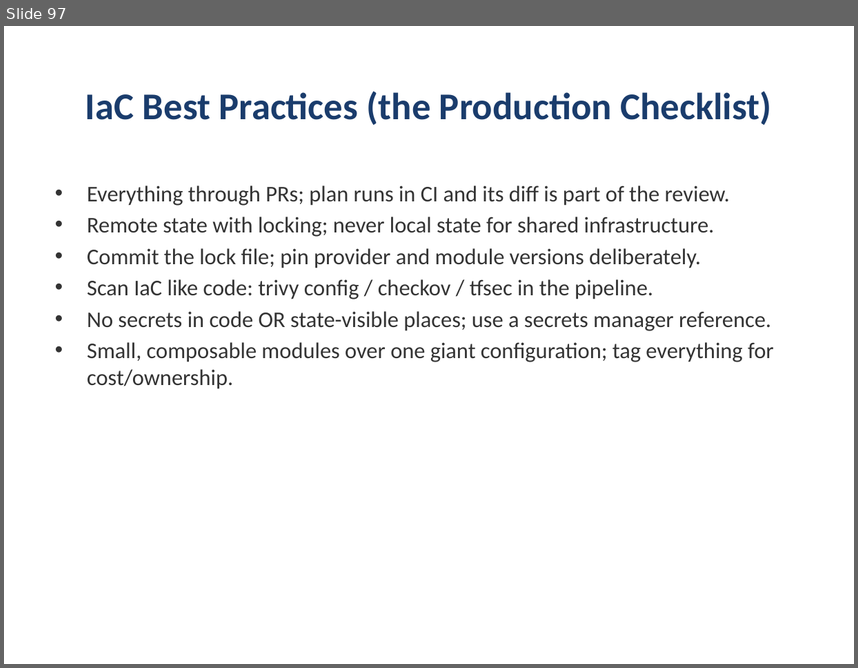
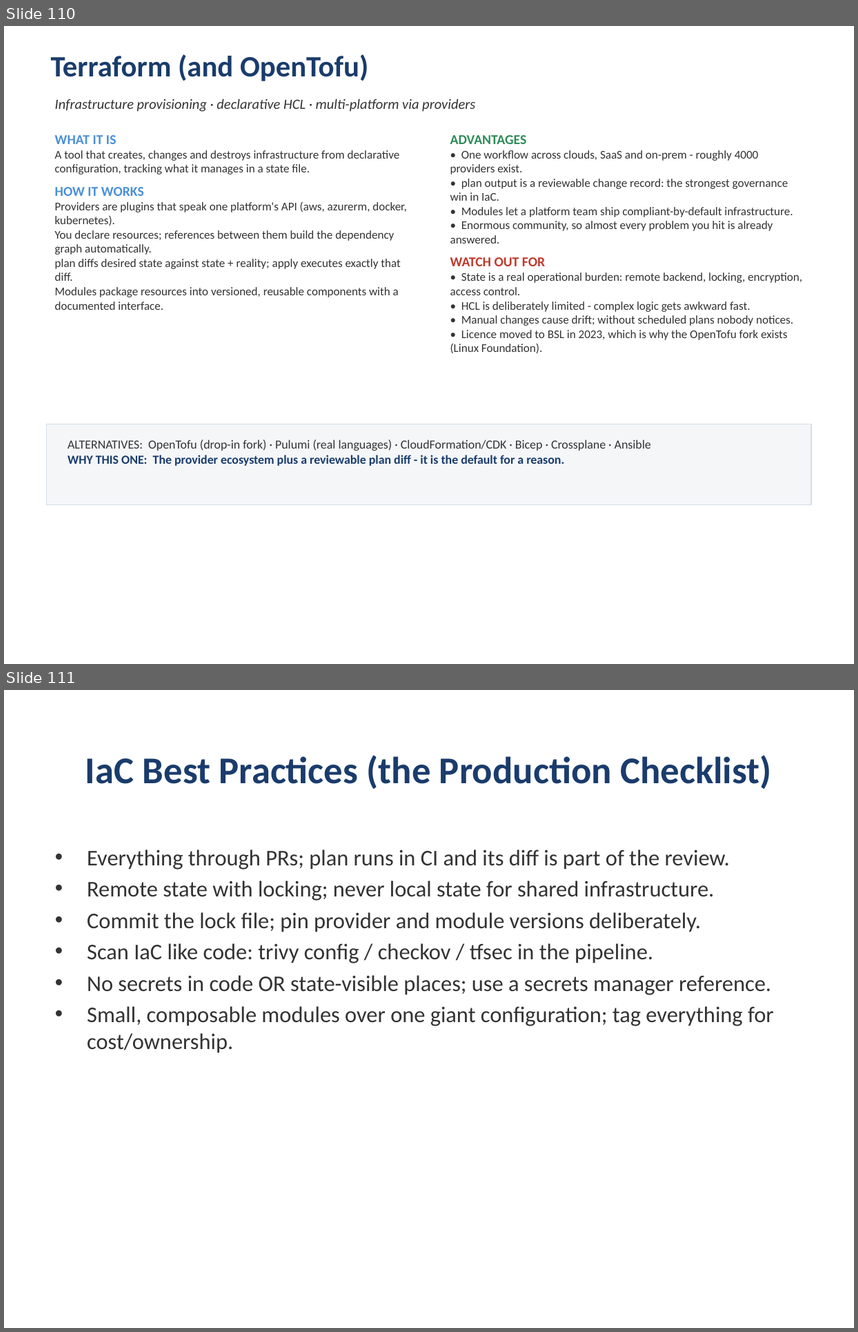
Before and after one commit to kumbulanit/devopsplaformngr, a slide deck: slides/DevOps-PlatformEngineering-Day1.pptx. Shown one above the other, each under a label of ours: slide 97 before the commit, slides 110 and 111 after it. The pictures are 858x668 and 858x1332 pixels, drawn with LibreOffice and Linux fonts; fonts in the diff are those of the drawing. Boxes give left, top, right and bottom in pixels: in the first picture for what was removed or moved away, otherwise in the second. Text is boxed around its words. In the diff, an @@ line names an element or a change of style, - is before the commit and + after.

```diff
--- a/slides/DevOps-PlatformEngineering-Day1.pptx
+++ b/slides/DevOps-PlatformEngineering-Day1.pptx
@@ slide 110 added at box(4, 26, 854, 664), background #FFFFFF @@
@@ text added at box(51, 54, 368, 81), 25 pt, text #1A3C6C, bold @@
+Terraform (and OpenTofu)
@@ text added at box(55, 98, 475, 112), 12 pt, text #333333, italic @@
+Infrastructure provisioning · declarative HCL · multi-platform via providers
@@ text added at box(55, 135, 407, 310), 10 pt, text #333333 @@
+WHAT IT IS
+A tool that creates, changes and destroys infrastructure from declarative
+configuration, tracking what it manages in a state file.
+HOW IT WORKS
+Providers are plugins that speak one platform's API (aws, azurerm, docker, kubernetes).
+You declare resources; references between them build the dependency graph automatically.
+plan diffs desired state against state + reality; apply executes exactly that diff.
+Modules package resources into versioned, reusable components with a documented interface.
@@ text added at box(450, 135, 802, 353), 10 pt, text #333333 @@
+ADVANTAGES
+• One workflow across clouds, SaaS and on-prem - roughly 4000 providers exist.
+• plan output is a reviewable change record: the strongest governance win in IaC.
+• Modules let a platform team ship compliant-by-default infrastructure.
+• Enormous community, so almost every problem you hit is already answered.
+WATCH OUT FOR
+• State is a real operational burden: remote backend, locking, encryption, access control.
+• HCL is deliberately limited - complex logic gets awkward fast.
+• Manual changes cause drift; without scheduled plans nobody notices.
+• Licence moved to BSL in 2023, which is why the OpenTofu fork exists (Linux Foundation).
@@ rectangle added at box(47, 424, 811, 505), fill #F4F6F8, outline #D5DDE5 1 pt @@
@@ text added at box(67, 439, 651, 466), 10.5 pt, text #333333 @@
+ALTERNATIVES: OpenTofu (drop-in fork) · Pulumi (real languages) · CloudFormation/CDK · Bicep · Crossplane · Ansible
+WHY THIS ONE: The provider ecosystem plus a reviewable plan diff - it is the default for a reason.
@@ what was slide 97 is now slide 111 @@
```
Also in this commit, not shown: 16 other slides added, 1 other file.
